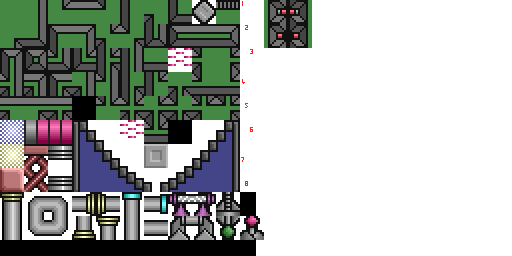
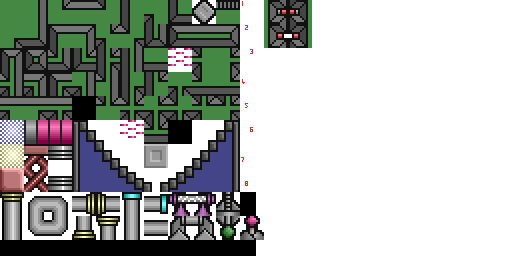
Comparing the layer stacks of the two 512×256 images. Changes:
painted on "Tiles.png" over [283, 34, 292, 38]
